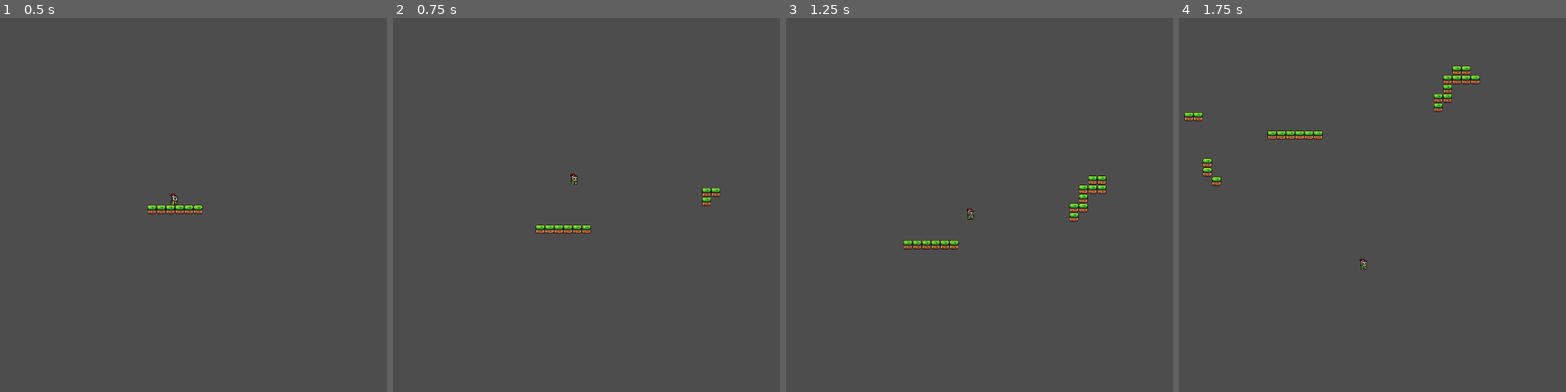
Above: before the commit, frames 1-4 (left to right).
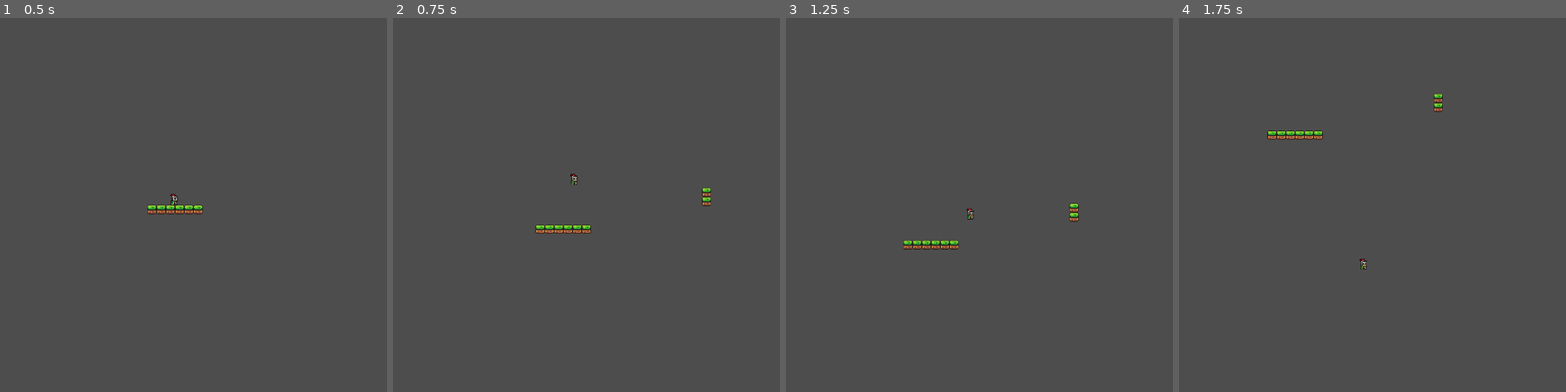
Above: after the commit, the same moments.

Repository: matt-neave/shapeEscape
Game: Godot game, scene res://scenes/sample_world.tscn
Same seed, same stepped clock (60 frames per second), same inputs: the game is played once before the commit and once after it.
Inputs (mouse positions are in pixels of both pictures, inside the frame that each line leads up to):
- Up to frame 1 (0.5 s): no input
- Up to frame 2 (0.75 s): tap Enter (ui_accept) at 0.5 s; move the mouse to (714, 186) at 0.52 s; press the mouse at (714, 186) at 0.53 s; hold Right (ui_right) from 0.53 s (still down)
- Up to frame 3 (1.25 s): keep holding Right (ui_right); tap Enter (ui_accept) at 0.77 s; right-click (1107, 186) at 0.8 s
- Up to frame 4 (1.75 s): keep holding Right (ui_right); move the mouse to (1221, 223) at 1.27 s; release the mouse at (1221, 223) at 1.28 s; right-click (1221, 223) at 1.35 s; tap Enter (ui_accept) at 1.52 s; click (1221, 223) at 1.55 s

Frame 1 is identical in both runs. In frame 2, less than 0.1% of the frame differs, in the area x 82-85%, y 45-48%; in frame 3, 0.4%; in frame 4, 0.7%, in the area x 1-78%, y 12-45%.

Commit message:
Shape placement and scaling

Diff:
--- a/project.godot
+++ b/project.godot
@@ -26,6 +26,11 @@
 "events": [Object(InputEventMouseButton,"resource_local_to_scene":false,"resource_name":"","device":-1,"window_id":0,"a …(257 unchanged characters)…
 ]
 }
+secondary={
+"deadzone": 0.5,
+"events": [Object(InputEventMouseButton,"resource_local_to_scene":false,"resource_name":"","device":-1,"window_id":0,"alt_pressed":false,"shift_pressed":false,"ctrl_pressed":false,"meta_pressed":false,"button_mask":2,"position":Vector2(193, 27),"global_position":Vector2(197, 68),"factor":1.0,"button_index":2,"canceled":false,"pressed":true,"double_click":false,"script":null)
+]
+}
 
 [layer_names]
 
--- a/scenes/sample_world.tscn
+++ b/scenes/sample_world.tscn
@@ -9,7 +9,10 @@
 [node name="TileMap" type="TileMap" parent="."]
 tile_set = ExtResource("1_3xljd")
 format = 2
+layer_0/name = "base_map"
 layer_0/tile_data = PackedInt32Array(65533, 0, 0, 65534, 0, 0, 65535, 0, 0, 0, 0, 0, 1, 0, 0, 2, 0, 0)
+layer_1/name = "placed_tiles"
+layer_1/tile_data = PackedInt32Array()
 script = ExtResource("2_x5ed3")
 
 [node name="Player" parent="." instance=ExtResource("2_xc0v7")]
--- /dev/null
+++ b/scripts/building_block.gd
@@ -0,0 +1,16 @@
+extends Resource
+class_name BuildingBlock
+
+# A building block is a single tile that can form a shape
+# A building block has a direction, which is used to determine the projection of the tile
+
+# The direction of the building block
+enum Direction {
+	NONE,
+	UP,
+	DOWN,
+	LEFT,
+	RIGHT
+}
+
+@export var direction: Direction = Direction.RIGHT
--- /dev/null
+++ b/scripts/shape.gd
@@ -0,0 +1,13 @@
+extends Resource
+class_name BuildingShape
+
+# A shape is a collection of building blocks
+# A shape has a root, which has a local position of (0, 0)
+# Each non-root node has a local position relative to the root
+# The shape has a position, which is the global position of the shape in the tilemap
+
+@export var global_position: Vector2i = Vector2i(0, 0)
+@export var root: BuildingBlock = BuildingBlock.new()
+@export var blocks: Dictionary = {
+	Vector2i(0, 0): root
+}
--- a/scripts/tile_draw_controller.gd
+++ b/scripts/tile_draw_controller.gd
@@ -1,19 +1,89 @@
 extends TileMap
 
+var shapes = []
+var active_shapes = []
 
 # Called when the node enters the scene tree for the first time.
 func _ready():
-	pass # Replace with function body.
+	# Create some testing shapes, consisting of a 1x1 and a 2x1
+	var shape1 = BuildingShape.new()
+	shape1.root.direction = BuildingBlock.Direction.LEFT
 
+	var shape2 = BuildingShape.new()
+	shape2.root.direction = BuildingBlock.Direction.RIGHT
+	var block = BuildingBlock.new()
+	block.direction = BuildingBlock.Direction.LEFT
+	shape2.blocks[Vector2i(0, 1)] = block
+
+	shapes.append(shape1)
+	shapes.append(shape2)
 
 # Called every frame. 'delta' is the elapsed time since the previous frame.
 func _process(_delta):
 	# Check if the primary action button is pressed and place a tile
 	if Input.is_action_pressed("primary"):
-		var mouse_pos = get_global_mouse_position()
-		print(mouse_pos)
-		var cell_pos = local_to_map(mouse_pos)
-		print(cell_pos)
-		if !get_used_cells(0).has(cell_pos):
-			set_cell(0, cell_pos, 0, Vector2i(0, 0))
-			SoundManager.play_sound(SoundManager.SOUNDS.TILE_PLACE)
+		_place_shape()
+
+	if Input.is_action_just_pressed("secondary"):
+		_check_scale_shape()
+
+func _place_shape():
+	var mouse_pos = get_global_mouse_position()
+	var cell_pos = local_to_map(mouse_pos)
+	if !get_used_cells(0).has(cell_pos) and !get_used_cells(1).has(cell_pos):
+		_place_shape_at_root(cell_pos)
+		SoundManager.play_sound(SoundManager.SOUNDS.TILE_PLACE)
+
+func _place_shape_at_root(cell_pos):
+	if shapes.size() <= 0:
+		return
+
+	var shape = shapes[0]
+	shape.global_position = cell_pos
+
+	# Add the root and other blocks to the tilemap
+	set_cell(1, cell_pos, 0, Vector2i(0, 0))
+
+	for block_pos in shape.blocks.keys():
+		var global_pos = cell_pos + block_pos
+		set_cell(1, global_pos, 0, Vector2i(0, 0))
+	active_shapes.append(shape)
+	shapes.pop_front()
+
+func _check_scale_shape():
+	var scale = 2
+	var mouse_pos = get_global_mouse_position()
+	var cell_pos = local_to_map(mouse_pos)
+	if get_used_cells(1).has(cell_pos):
+		# Fine the shape that is being scaled, this could be the shape root, or any of the blocks
+		var shape = null
+		for active_shape in active_shapes:
+			for block_pos in active_shape.blocks.keys():
+				if active_shape.global_position + block_pos == cell_pos:
+					shape = active_shape
+					break
+
+		if shape != null:
+			_scale_shape(shape, scale)
+
+func _scale_shape(shape, scale):
+	# Project each block (including the root) by the scale in the direction of the block
+	for block_pos in shape.blocks.keys():
+		var block = shape.blocks[block_pos]
+		var global_pos = shape.global_position + block_pos
+
+		match block.direction:
+			BuildingBlock.Direction.NONE:
+				break
+			BuildingBlock.Direction.UP:
+				for i in range(scale):
+					set_cell(1, global_pos + Vector2i(0, i), 0, Vector2i(0, 0))
+			BuildingBlock.Direction.DOWN:
+				for i in range(scale):
+					set_cell(1, global_pos - Vector2i(0, i), 0, Vector2i(0, 0))
+			BuildingBlock.Direction.LEFT:
+				for i in range(scale):
+					set_cell(1, global_pos - Vector2i(i, 0), 0, Vector2i(0, 0))
+			BuildingBlock.Direction.RIGHT:
+				for i in range(scale):
+					set_cell(1, global_pos + Vector2i(i, 0), 0, Vector2i(0, 0))
